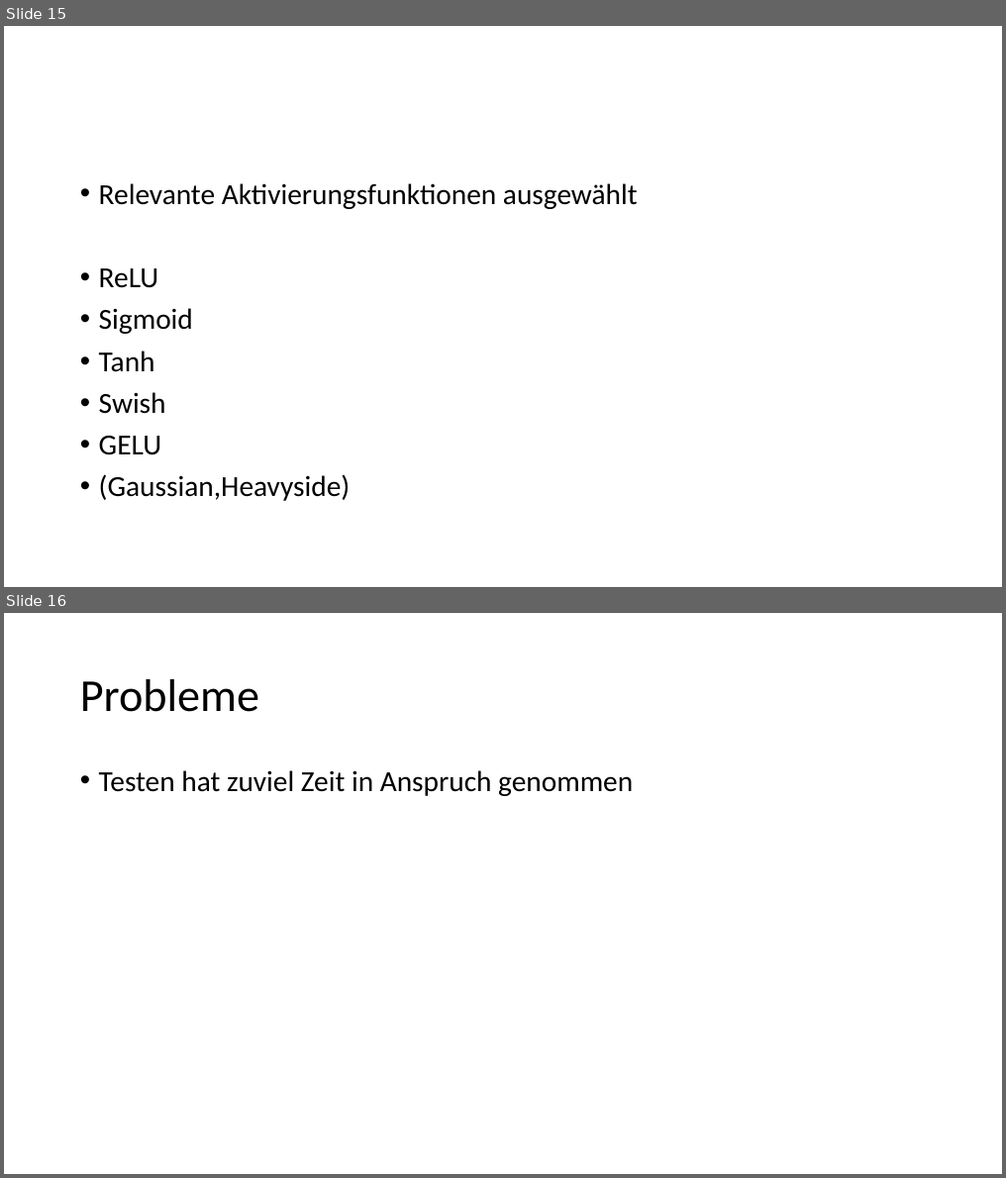
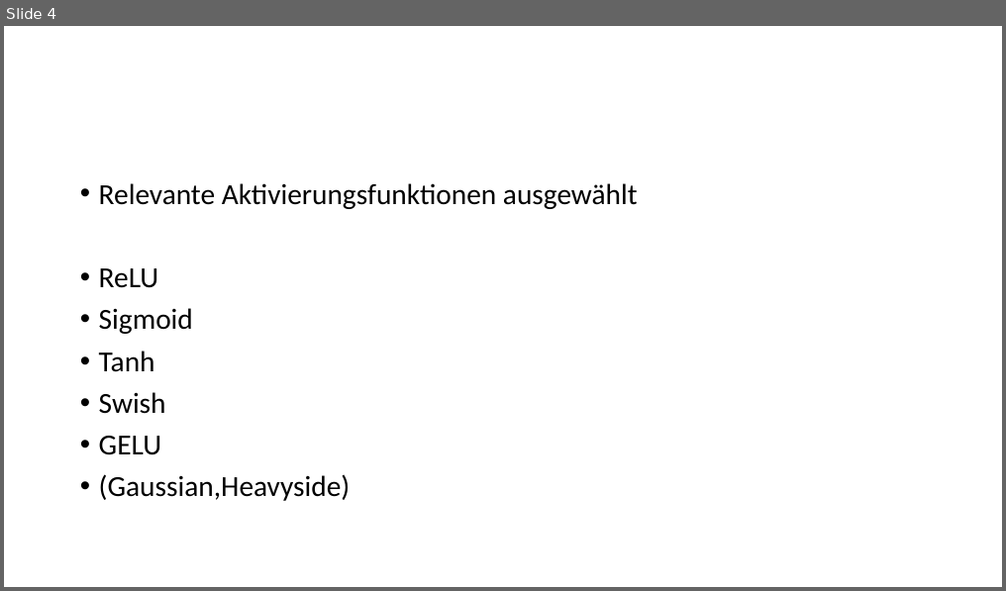
Before and after one commit to resist95/activation-ba, a slide deck: Review der Woche.odp. Shown one above the other, each under a label of ours: slides 15 and 16 before the commit, slide 4 after it. The pictures are 1006x1178 and 1006x591 pixels, drawn with LibreOffice and Linux fonts; fonts in the diff are those of the drawing. Boxes give left, top, right and bottom in pixels: in the first picture for what was removed or moved away, otherwise in the second. Text is boxed around its words. In the diff, an @@ line names an element or a change of style, - is before the commit and + after.

```diff
--- a/Review der Woche.odp
+++ b/Review der Woche.odp
@@ slide 16 removed at (4, 613, 1002, 1174), background #FFFFFF @@
@@ title removed at (80, 679, 259, 712) @@
-Probleme
@@ text removed at (99, 770, 633, 796) @@
-• Testen hat zuviel Zeit in Anspruch genommen
@@ what was slide 15 is now slide 4 @@
```
Also in this commit, not shown: 2 slides changed, 2 slides added, 12 other slides removed, 1 other file.
